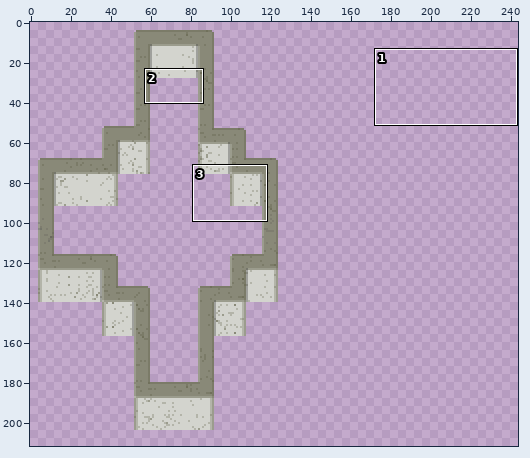
Edited in one commit: sprite sheet (img/stuccoWalls2.png). The first picture is a wide view before the edit; the outline marks the close-up.
Close-up. As it was:
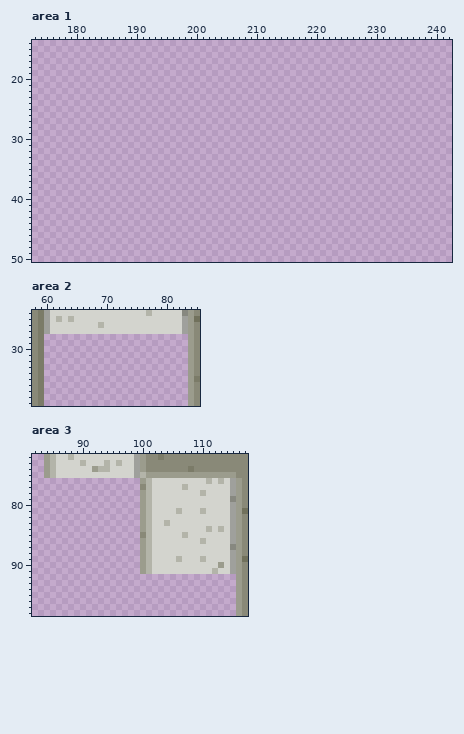
The file is 256x256 pixels. Colours within 5 levels of each other are drawn and written as one. Shown: area 1: x 173..242, y 14..50; area 2: x 58..85, y 24..39; area 3: x 82..117, y 72..98. The wide view leaves out empty margins. The commit also changed other parts of the picture, which this record leaves out.
After the commit:
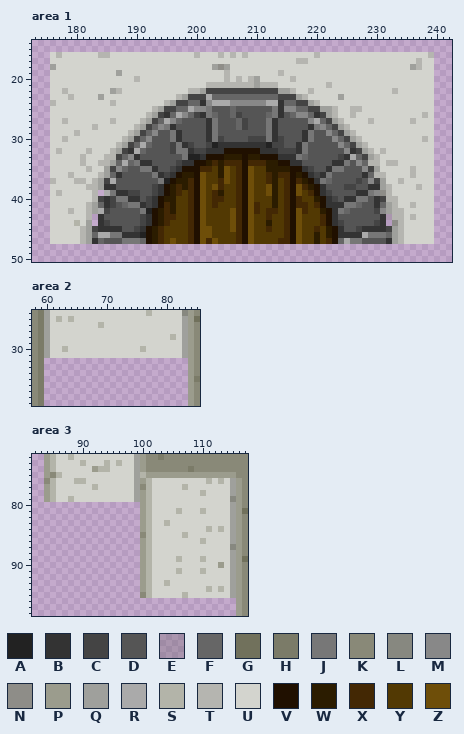
Palette (. is transparent): A #222222  B #333333  C #444444  D #555555  E #5956523f  F #666666  G #71715c  H #7b7b68  J #777777  K #898978  L #878880  M #888888  N #8e8d88  P #9b9c8d  Q #9fa09c  R #aaaaaa  S #b3b4a9  T #b5b5b0  U #d3d4ce  V #201000  W #2b1c00  X #432804  Y #523903  Z #6e4e09
Change:
--- area 1
@@ x 173..242 @@
 15 ......................................................................
-16 ......................................................................
-17 ......................................................................
-18 ......................................................................
-19 ......................................................................
-20 ......................................................................
-21 ......................................................................
-22 ......................................................................
-23 ......................................................................
-24 ......................................................................
-25 ......................................................................
-26 ......................................................................
-27 ......................................................................
-28 ......................................................................
-29 ......................................................................
-30 ......................................................................
-31 ......................................................................
-32 ......................................................................
-33 ......................................................................
-34 ......................................................................
-35 ......................................................................
-36 ......................................................................
-37 ......................................................................
-38 ......................................................................
-39 ......................................................................
-40 ......................................................................
-41 ......................................................................
-42 ......................................................................
-43 ......................................................................
-44 ......................................................................
-45 ......................................................................
-46 ......................................................................
-47 ......................................................................
+16 ...UTUUUUUUTTUUUUUUUUUUUUUUTUUUTUTUTUUUUUUUUUUUTUUUUUUUUUUUUUUUUUUT...
+17 ...UUUUUUUUUUUUUUUUUUUUUUUUUUUUUUUUUUUUUUUUUTTUUUUUUUUUUUUUUUUUUTUU...
+18 ...QUUUUUUUUUUUUUUUUUUUUUUUUUUQNQUUUUUUUUUUUUUUUUUUUUUUUUUUUUUUQTUU...
+19 ...UUUUUUUUUUUQUUUUUUUUUUUUUUUUUTUUUUUUUUTUUUUUUUUUUUUUUUUUUUUUUUUU...
+20 ...UUUUUUUUUUUUUUTUUUUUUUUUUUUUUTUTUTQUUUUUTUUUUUUUUUUUUUUUUUUUUUUU...
+21 ...UUUUUUUUUUUUUUUUUUUUUUUUUUTTTTTTTTQTTTUUUUUUUUTUUUUUUUUUUUUUUUUU...
+22 ...UUTUUUUUUUQTUUUUUUUUUUUTTQCCCCCCCCCCCCQQTUUTUUUUUUUUUUUUUTUUUUUU...
+23 ...UUUTUUUUQUUUUUUUUUUUUTQCCCRFFFFFFFFFFFCCCQTUUUUUQUUUUUUUUUUUUUUU...
+24 ...TUUUUUUUUUTUUUUUUUUTQCCFFBMRRRMMMMMMRRBFFCCQTUUUUUUUUUUUUUUUUUUU...
+25 ...UUUUUUUUUUUUUUUUUTQCCFFRMMJDDDFDDDDDDJBMMFFCCQQTUUTTUUUUUUUUUUUU...
+26 ...UUUUUUUUUUUUUUUUTQCBFRMFCBJFDDFCDDDDFJBDFMMFBCQTUUTUUUUUUUUUUUTU...
+27 ...UUTUUUUUUUTUUUUTQCFRMFDDDDBJDDDFCDDDJBDDDDDMRFCQTUUUUTUUUUUUTUUU...
+28 ...UUUUUUUTUUUUUUTQCFMJBDDDDDBJDDDFCDDDJBDDDDDBJMFCQTUUUUUUUUUUUUUU...
+29 ...UUUUTUUUUUUUUTQCFMDDJBDDDDBJDDDDDDDDJBDDDDBJDDMFCQTUUUUUUUUUUUUU...
+30 ...UUTUUUUUUUUUTQCFMDDDJBDDDDBJCDDDDCCCJBCDDDBJDDDMFCQTUUUUUUUUUUTU...
+31 ...UUUUUUUUUUUTQCFRFDDDCJBCDDCABBBBBBBBACCDDBJDDDDDMFCQTUUUUUUUUUUU...
+32 ...UTUUUUTUUUTQCBRFDDDDCJJBCCBBBVVVVVVBBBCCCBJDDDDDDMBCQTUTUUUUUUUU...
+33 ...UUUUUTUUUTTCFMBDDDDDDDJAABVVVWWWVWWVVVBBBJFDDDDDCBRFCQTUUUUUUUUU...
+34 ...UUUUUTUUTTQFRFJBBDDDDCBBVVWXWXXXVXXXWWVVBBDDDDDBBJDMFTTUTTUUUUUU...
+35 ...UUUUUUTUUQCMFDDJJBDDCBVVVXXYWZYXVZYYWWWWVVBCDDBJJDDDMCQUUUUUTUUU...
+36 ...UUUTUUUUTQFBDDDDDJBCBVWWVZYYWZYXVZYYXWXXVWVBCBJDDDDDBFTTUUUUTUUU...
+37 ...TUUUTTUTQCRDDDDDDDJAVWWXVZYYXZYXVZYYXWYXVXWVBJFDDDDCDMCQUUTUUUUU...
+38 ...UUUUUUTTQBBDDDDDDCBVWXWXVZYZXYYXVZYYZWYXVZXWVBDDDCCDDBBQTUUUUTUU...
+39 ...UTUUUUUT.RJBBCCDDCBVWXYXVZYXWYYXVZYYZWYXVZYXVBCDDDDBBJMNTUUUUUUU...
+40 ...UUUUUUUTCBCJJBBDCBVWWYYXVZYXXYYXVZYYYWYXVXYYWVBCDBBJJDBCTTUUUUUU...
+41 ...UUUUUUTQFBCDFJJBCBVXWYYXVZYXYYYXVZXYYWYXVXXYXVBBBJJFDDBFQTUUTUUU...
+42 ...UUUTUUTQRCDDDDDJAVWXWYYXVZYYYYZXVZXYXXYXVZXYYWVBJFDDDDCMQTTUUUUU...
+43 ...UUUUUUT.BDDDDDDCBVWXXYYXVZYYYYZXVZYYXYYXVZYYYXVBDDDDDDDBETTUTUUU...
+44 ...UUUUSUQ.BCDDDDDCBVWXYYYXVZYYYYZXVZYYWYYXVZYYYXVBCDDDDDCB.NTUUUUU...
+45 ...UUUUUTQCBBBBDDCBVWXYYYYXVZZYYYZXVZYYXYYXVZYYXYWVBDDCBBBBCQTUUUUU...
+46 ...UUUUUTQFRRJJBBBAVWXYYYYXVZZYYYYXVZYYYYYXVZYYWYWVBBBBRJJJFQTUUUUU...
+47 ...UUUUUTQBFDDDJJJFVWXYZYYXVZXZYYYXVZYYYYXXVZYYWYXVFRJJDDDDBQTUUUUU...
 48 ......................................................................
--- area 2
@@ x 58..85 @@
 27 KHQUUUUUUUUUUUUUUUUUUUUUUQPK
-28 KH........................PK
-29 KH........................PK
-30 KH........................PK
-31 KH........................PK
+28 KHQUUUUUUUUUUUUUUUUUUUUSUQPK
+29 KHQUUUUUUUUUUUUUUUUUUUUUUQPK
+30 KHQUUSUUUUUUUUUUUUSUUUUUUQPK
+31 KHQUUUUUUUUUUUUUUUUUUUUUUQPK
 32 KH........................PK
--- area 3
@@ x 82..101 @@
 74 ..PSUUUUUUPSSUUUUQPK
-75 ..PSUUUUUUUUUUUUUQSP
-76 ..................PS
-77 ..................KS
-78 ..................PS
-79 ..................PS
+75 ..PKSUUUUUUUUUUUUQSP
+76 ..KSUUUSSUUUUUUUUQPS
+77 ..PSUUUUUUSUUUUUUQKS
+78 ..PSUUUUUUUUUUUUUQPS
+79 ..PSUUSUUUUUUUUUUQPS
 80 ..................PS
@@ x 98..117 @@
 90 ..PSUUUUUUUUUUUPUQPK
-91 ..PSUUUUUUUUUUSUUQPK
-92 ..................PK
-93 ..................PK
-94 ..................PK
-95 ..................PK
+91 ..PSUUUUSUUUSUUUUQPK
+92 ..PSUUUUUUUUUUUUUQPK
+93 ..PSUUSUUUUUUUUUUQPK
+94 ..PSUUUUUUUUUSUSUQPK
+95 ..KSUUUUUSUUUUUUUQPK
 96 ..................PK
